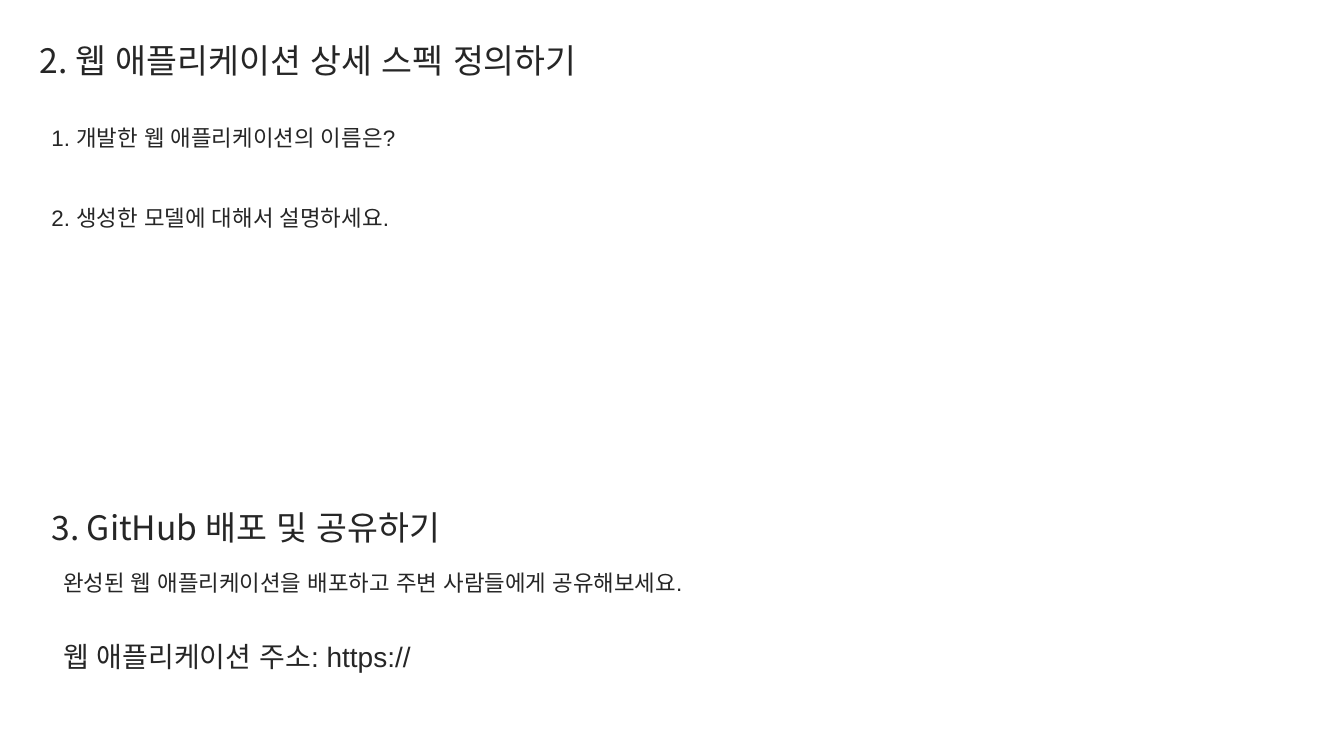
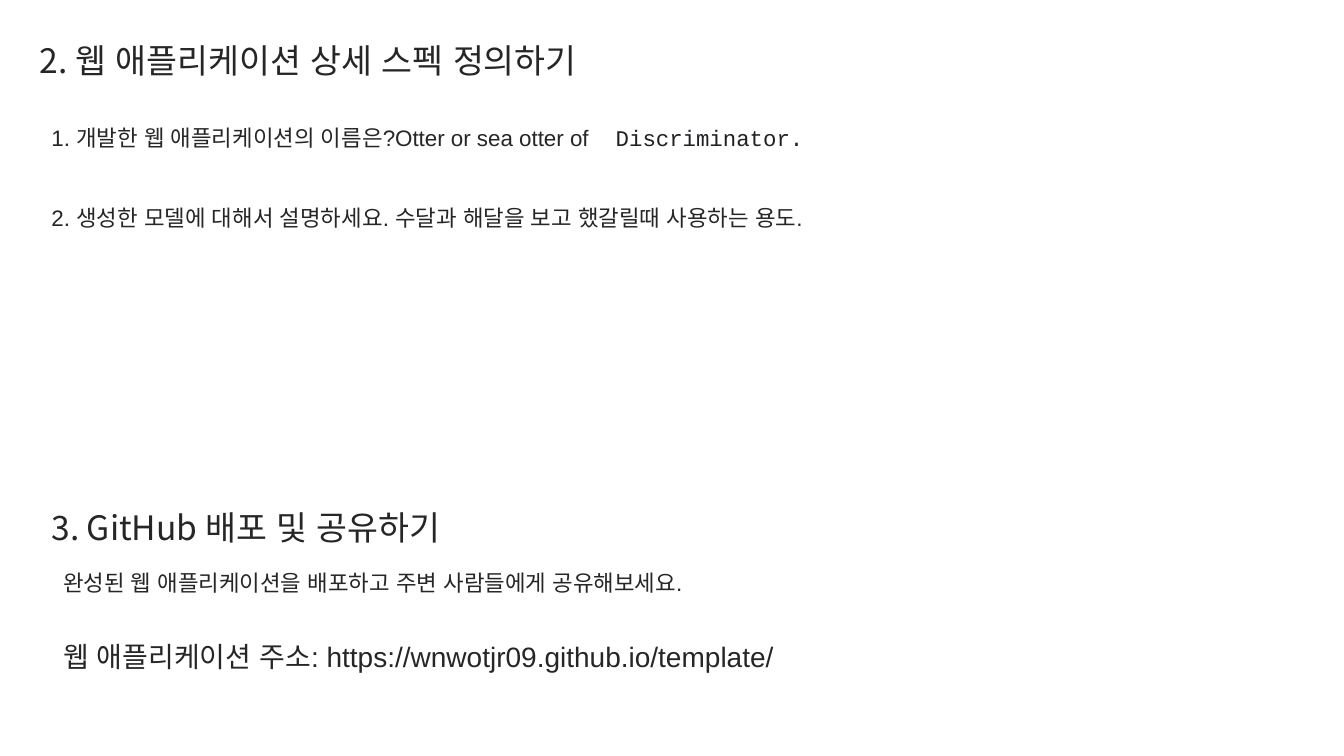
Before and after one commit to wnwotjr09/template, a slide deck: slide 3 of Report.pptx. Drawn at 1344x756 pixels with LibreOffice and Linux fonts; fonts in the diff are those of the drawing. Boxes give left, top, right and bottom in pixels: in the first picture for what was removed or moved away, otherwise in the second. Text is boxed around its words. In the diff, an @@ line names an element or a change of style, - is before the commit and + after.

Commit message:
template

```diff
--- a/Report.pptx
+++ b/Report.pptx
@@ text at <box>51,127,804,228</box>: text changed @@
-1. 개발한 웹 애플리케이션의 이름은?
-2. 생성한 모델에 대해서 설명하세요.
+1. 개발한 웹 애플리케이션의 이름은?Otter or sea otter of Discriminator.
+2. 생성한 모델에 대해서 설명하세요. 수달과 해달을 보고 했갈릴때 사용하는 용도.
@@ text at <box>63,644,774,672</box>: text changed @@
-웹 애플리케이션 주소: https://
+웹 애플리케이션 주소: https://wnwotjr09.github.io/template/
```
Also in this commit, not shown: 2 other slides changed.
